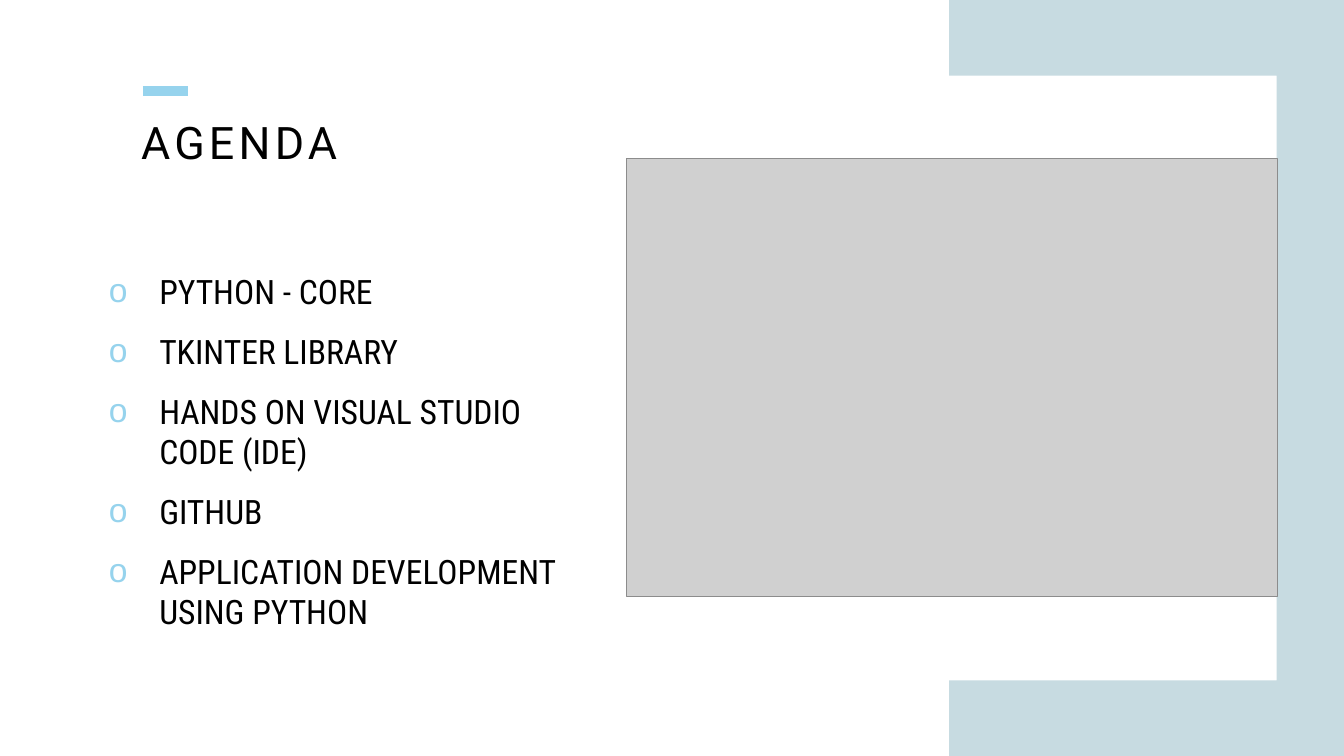
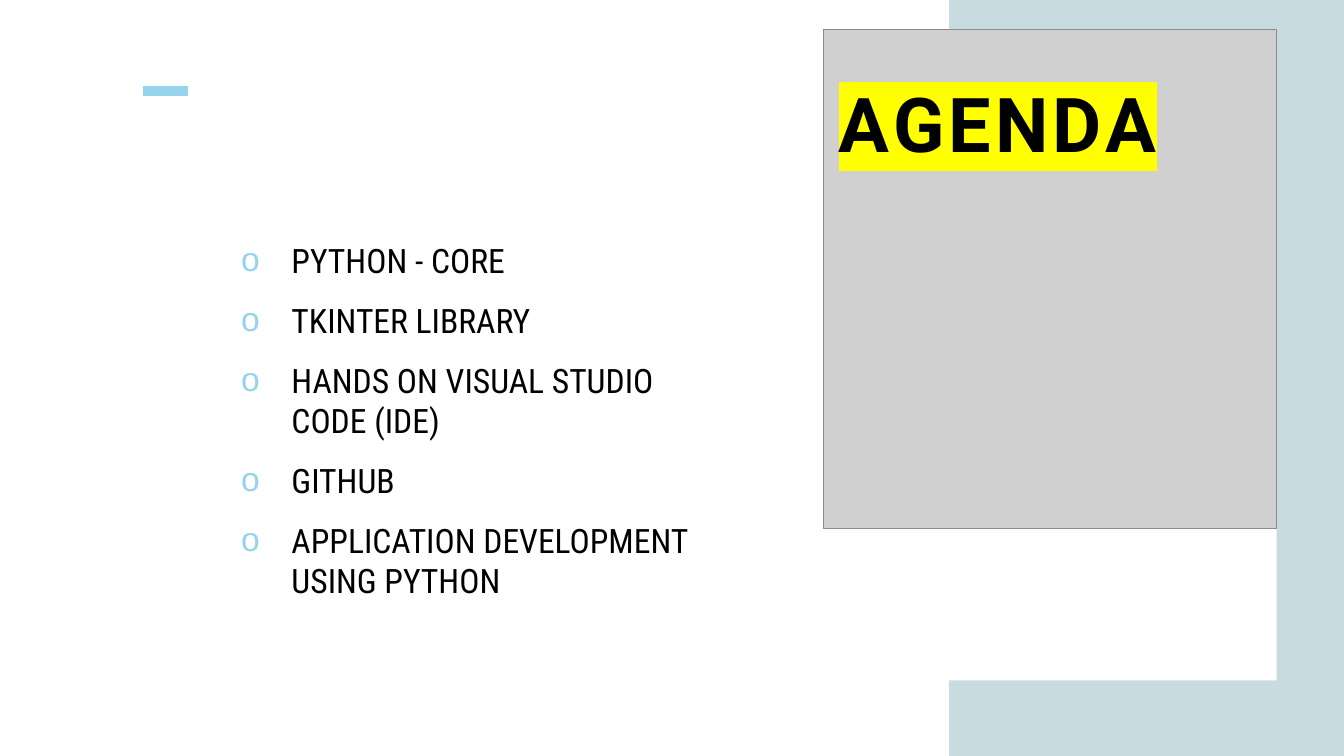
Before and after one commit to aishks14/scientific-calc-project-2, a slide deck: slide 2 of scientific-calculator-project-2.pptx. Drawn at 1344x756 pixels with LibreOffice and Linux fonts; fonts in the diff are those of the drawing; grey boxes stand for pictures. Boxes give left, top, right and bottom in pixels: in the first picture for what was removed or moved away, otherwise in the second. Text is boxed around its words. In the diff, an @@ line names an element or a change of style, - is before the commit and + after.

```diff
--- a/scientific-calculator-project-2.pptx
+++ b/scientific-calculator-project-2.pptx
@@ picture added at bbox=[824, 29, 1277, 529] @@
@@ text "AGENDA": place and size @@
-text "AGENDA" at bbox=[141, 126, 337, 160]
+text "AGENDA" at bbox=[839, 97, 1156, 153]
@@ text "AGENDA" at bbox=[839, 97, 1156, 153]: size 32 to 54 pt, highlight none to #FFFF00, bold on @@
@@ picture removed at bbox=[627, 158, 1277, 597] @@
@@ text "PYTHON - CORE": place and size @@
-text "PYTHON - CORE" at bbox=[159, 279, 556, 625]
+text "PYTHON - CORE" at bbox=[291, 248, 688, 594]
```
Also in this commit, not shown: 5 other slides changed, 6 slides added, 6 slides removed.
